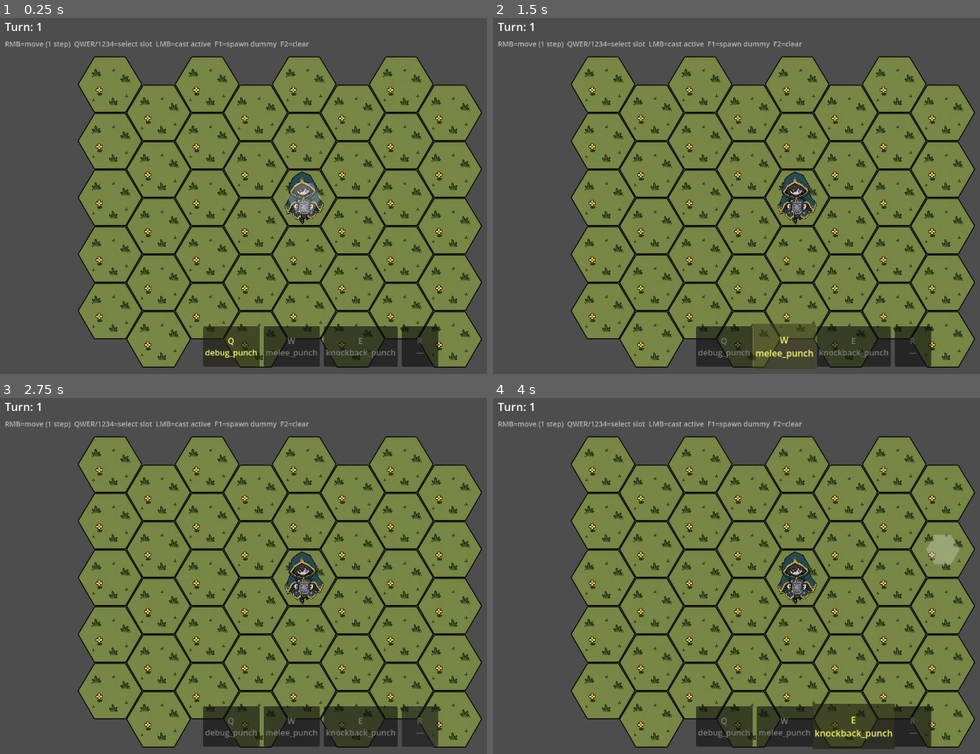
Above: before the commit, frames 1-4 (two rows, left to right).
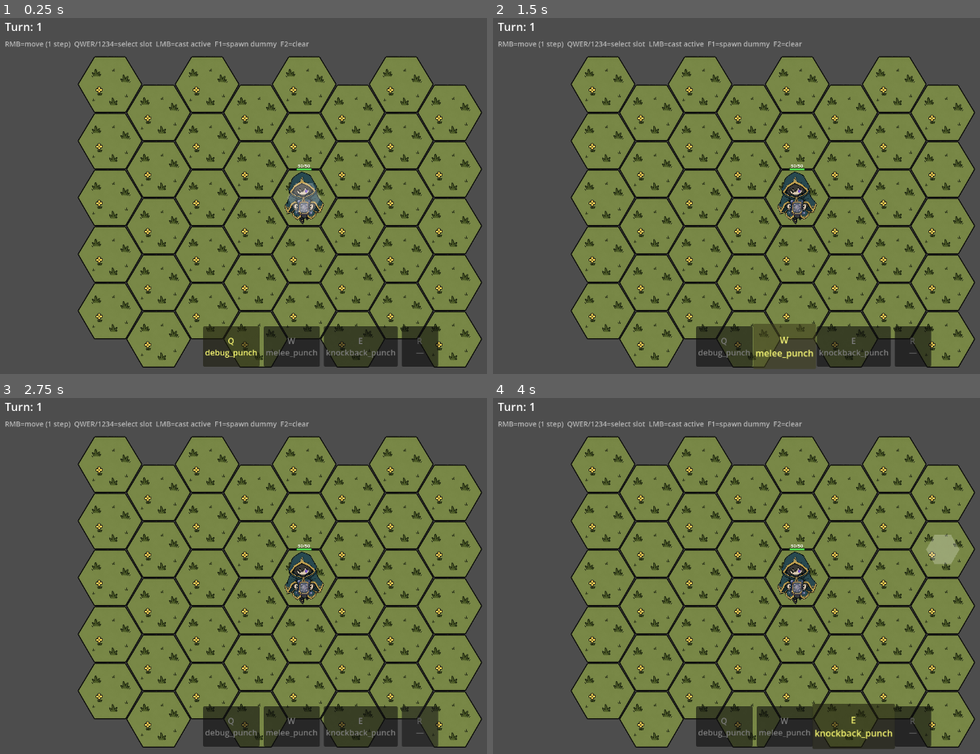
Above: after the commit, the same moments.

Repository: TortikP/GameJamProject
Game: Godot game, scene res://scenes/dev/godmode.tscn
Two runs of this game, one before a commit and one after it. Both use one fixed random seed, a clock stepped at 60 frames per second and the inputs below. This scene is started directly instead of the project's main scene.
Inputs (mouse positions are in pixels of both pictures, inside the frame that each line leads up to):
- Up to frame 1 (0.25 s): no input
- Up to frame 2 (1.5 s): click "Q debug_punch" at 0.5 s; click "W melee_punch" at 1.25 s
- Up to frame 3 (2.75 s): click "R —" at 2 s
- Up to frame 4 (4 s): click "E knockback_punch" at 2.75 s; tap Enter at 3.5 s; move the mouse to (955, 554) at 3.52 s; hold D (hex_move_bottom_right) from 3.53 s (still down); tap S (hex_move_bottom) at 3.6 s; click (955, 554) at 3.67 s; tap Space at 3.77 s

The runs differ from the first frame. In frame 1, less than 0.1% of the frame differs, in the area x 60-64%, y 41-43%; in frame 2, less than 0.1%; in frame 3, less than 0.1%; in frame 4, less than 0.1%.

Commit message:
feat(godmode): player HP bar (50hp) + enemy attacks + telegraph
Player:
- max_hp 100→50 in player.tscn
- HealthBar child node added (y_offset=-58 for new sprite size)
- Same render path as manekin's HP bar

Enemy attacks:
- New ability data/abilities/manekin_attack.json (single_enemy_adjacent,
  damage 4, no modifiers)
- Manekin.gd: @export attack_ability_id (set to &"manekin_attack" in scene),
  attack_intent_coord field

AI: two-stage telegraph pattern, sequential per enemy on world_turn_ended:
  1. RESOLVE last turn's intent — if player still on intent hex, attack
     lands; else 'attack missed (player moved)' log line. Telegraph cleared.
  2. PLAN: step toward player if not adjacent (skip if blocked).
  3. SET new intent if ability.can_apply at end of turn → red hex telegraph
     shows on player's current coord, persists into player's next turn.

Telegraph visual: hex Polygon2D added to grid (radius 60, translucent
red), one per active intent. Cleared on death/F2/intent-resolve. Stored
in _telegraphs: Dictionary[StringName, Polygon2D].

Manekin-specific fields accessed via Object.get/set since Actor base
doesn't know about them — typed direct access would fail at parse time.

Diff:
--- /dev/null
+++ b/data/abilities/manekin_attack.json
@@ -0,0 +1,6 @@
+{
+  "id": "manekin_attack",
+  "target": {"kind": "single_enemy_adjacent"},
+  "effect": {"kind": "damage", "amount": 4},
+  "modifiers": []
+}
--- a/scenes/dev/manekin.tscn
+++ b/scenes/dev/manekin.tscn
@@ -8,6 +8,7 @@
 script = ExtResource("1_manekin")
 max_hp = 20
 team = &"enemy"
+attack_ability_id = &"manekin_attack"
 
 [node name="Body" type="Sprite2D" parent="."]
 texture = ExtResource("3_sprite")
--- a/scenes/dev/player.tscn
+++ b/scenes/dev/player.tscn
@@ -1,15 +1,21 @@
-[gd_scene load_steps=3 format=3 uid="uid://godmode_player_001"]
+[gd_scene load_steps=4 format=3 uid="uid://godmode_player_001"]
 
 [ext_resource type="Script" path="res://scripts/core/actors/actor.gd" id="1_actor"]
 [ext_resource type="Texture2D" path="res://assets/sprites/player.png" id="2_sprite"]
+[ext_resource type="Script" path="res://scripts/presentation/health_bar.gd" id="3_hpbar"]
 
 [node name="Player" type="Node2D"]
 script = ExtResource("1_actor")
 actor_id = &"player"
-max_hp = 100
+max_hp = 50
 team = &"player"
 
 [node name="Body" type="Sprite2D" parent="."]
 texture = ExtResource("2_sprite")
 scale = Vector2(0.1, 0.1)
 z_index = 5
+
+[node name="HealthBar" type="Node2D" parent="."]
+script = ExtResource("3_hpbar")
+y_offset = -58.0
+z_index = 7
--- a/scripts/presentation/godmode/godmode_controller.gd
+++ b/scripts/presentation/godmode/godmode_controller.gd
@@ -316,6 +316,7 @@
 			to_remove.append(actor)
 	for actor in to_remove:
 		var a: Actor = actor
+		_clear_telegraph(a.actor_id)
 		grid.clear_actor(a.actor_id)
 		registry.unregister(a.actor_id)
 		a.queue_free()
@@ -326,6 +327,7 @@
 	var actor: Actor = registry.get_actor(id)
 	if actor == null:
 		return
+	_clear_telegraph(id)
 	grid.clear_actor(id)
 	registry.unregister(id)
 	actor.queue_free()
@@ -344,14 +346,27 @@
 
 # ── AI ───────────────────────────────────────────────────────────────────────
 #
-# Each enemy takes one greedy step toward the player on world_turn_ended.
-# Sequential — manekin1 awaits, then manekin2 awaits, etc. The _world_processing
-# lock prevents the player from acting (and thus advancing the turn again) while
-# the AI is mid-loop.
+# Two-stage per enemy on world_turn_ended:
+#   1. RESOLVE last turn's attack intent (if any). If player still on the
+#      intent hex, attack lands; else attack misses (wasted turn). Clear
+#      telegraph visual either way.
+#   2. PLAN this turn:
+#      a. If adjacent to player → don't move (preserve attacking position).
+#      b. Else → step one hex toward player.
+#   3. SET intent for next turn: if adjacent (now or after the step) AND
+#      has attack_ability, intent = player's current coord. Show telegraph.
+#
+# Sequential per enemy. _world_processing locks player input during the loop.
+
+const TELEGRAPH_COLOR := Color(0.9, 0.15, 0.15, 0.45)
+const TELEGRAPH_RADIUS := 60.0
+
+var _telegraphs: Dictionary = {}  # StringName actor_id -> Polygon2D
+
 
 func _on_world_turn_ended(_turn: int) -> void:
 	if _world_processing:
-		return  # re-entry guard (shouldn't fire, but cheap insurance)
+		return
 	if player == null or not player.is_alive():
 		return
 	_world_processing = true
@@ -360,7 +375,6 @@
 
 
 func _run_enemy_turn() -> void:
-	# Snapshot the enemy list — registry can mutate mid-turn (deaths, spawns).
 	var enemies: Array = []
 	for actor in registry.all():
 		if actor is Actor and (actor as Actor).team == &"enemy":
@@ -369,19 +383,103 @@
 		if not (actor is Actor):
 			continue
 		var enemy: Actor = actor
-		# Re-check each iteration: actor may have died from a previous step's tile effect
+		if not enemy.is_alive() or registry.get_actor(enemy.actor_id) == null:
+			_clear_telegraph(enemy.actor_id)
+			continue
+
+		# 1. Resolve last turn's intent
+		await _resolve_attack_intent(enemy)
 		if not enemy.is_alive():
 			continue
-		if registry.get_actor(enemy.actor_id) == null:
-			continue
+
+		# 2. Plan this turn — step toward player if not adjacent
 		var enemy_coord: Vector2i = grid.get_coord(enemy.actor_id)
 		var player_coord: Vector2i = grid.get_coord(PLAYER_ID)
 		if enemy_coord == Vector2i(-1, -1) or player_coord == Vector2i(-1, -1):
 			continue
 		var path: Array = grid.find_path(enemy_coord, player_coord)
-		if path.size() <= 2:
-			continue  # no path / already at player / already adjacent
-		var next_hop: Vector2i = path[1]
-		if grid.get_actor_at(next_hop) != &"":
-			continue  # blocked by another actor — skip this enemy this turn
-		await grid.move_actor(enemy.actor_id, next_hop)
+		if path.size() > 2:
+			var next_hop: Vector2i = path[1]
+			if grid.get_actor_at(next_hop) == &"":
+				await grid.move_actor(enemy.actor_id, next_hop)
+
+		# 3. Set new intent if we ended adjacent and have an attack
+		_set_attack_intent(enemy)
+
+
+func _resolve_attack_intent(enemy: Actor) -> void:
+	var intent_var: Variant = enemy.get("attack_intent_coord")
+	if not (intent_var is Vector2i):
+		return  # actor doesn't have attack_intent_coord field — not a manekin
+	var intent: Vector2i = intent_var
+	enemy.set("attack_intent_coord", Vector2i(-1, -1))
+	_clear_telegraph(enemy.actor_id)
+	if intent == Vector2i(-1, -1):
+		return  # no pending attack
+	var player_coord: Vector2i = grid.get_coord(PLAYER_ID)
+	if player_coord != intent:
+		GameLogger.info("AI", "%s: attack missed (player moved)" % enemy.actor_id)
+		return
+	var ability_id_var: Variant = enemy.get("attack_ability_id")
+	if not (ability_id_var is StringName) or ability_id_var == &"":
+		return
+	var ability: Ability = AbilityDatabase.get_ability(ability_id_var)
+	if ability == null:
+		return
+	var ctx: Dictionary = {
+		"registry": registry,
+		"grid": grid,
+		"target_id": PLAYER_ID,
+		"target_coord": player_coord,
+	}
+	ability.cast(enemy, ctx)
+	await GameSpeed.wait("godmode", "ability_cast_delay")
+
+
+func _set_attack_intent(enemy: Actor) -> void:
+	if not enemy.is_alive():
+		return
+	var ability_id_var: Variant = enemy.get("attack_ability_id")
+	if not (ability_id_var is StringName) or ability_id_var == &"":
+		return
+	var ability: Ability = AbilityDatabase.get_ability(ability_id_var)
+	if ability == null:
+		return
+	var enemy_coord: Vector2i = grid.get_coord(enemy.actor_id)
+	var player_coord: Vector2i = grid.get_coord(PLAYER_ID)
+	if enemy_coord == Vector2i(-1, -1) or player_coord == Vector2i(-1, -1):
+		return
+	var ctx: Dictionary = {
+		"registry": registry,
+		"grid": grid,
+		"target_id": PLAYER_ID,
+		"target_coord": player_coord,
+	}
+	if not ability.can_apply(enemy, ctx):
+		return
+	enemy.set("attack_intent_coord", player_coord)
+	_show_telegraph(enemy.actor_id, player_coord)
+
+
+# ── Telegraph visuals ────────────────────────────────────────────────────────
+
+func _show_telegraph(actor_id: StringName, coord: Vector2i) -> void:
+	_clear_telegraph(actor_id)
+	var poly := Polygon2D.new()
+	var pts: PackedVector2Array = []
+	for i in 6:
+		var a: float = deg_to_rad(60.0 * i)
+		pts.append(Vector2(cos(a) * TELEGRAPH_RADIUS, sin(a) * TELEGRAPH_RADIUS))
+	poly.polygon = pts
+	poly.color = TELEGRAPH_COLOR
+	poly.position = grid.tile_map_layer.map_to_local(coord)
+	poly.z_index = 3  # above tiles, below actors
+	grid.add_child(poly)
+	_telegraphs[actor_id] = poly
+
+
+func _clear_telegraph(actor_id: StringName) -> void:
+	var poly: Node = _telegraphs.get(actor_id)
+	if poly != null and is_instance_valid(poly):
+		poly.queue_free()
+	_telegraphs.erase(actor_id)
--- a/scripts/presentation/godmode/manekin_view.gd
+++ b/scripts/presentation/godmode/manekin_view.gd
@@ -1,8 +1,16 @@
 extends Actor
-## Manekin — passive HP bag for godmode testing. No AI.
+## Manekin — passive HP bag + simple melee. AI lives in GodmodeController.
 ##
-## Visual is a child Polygon2D (red hex r=16) attached in the scene file.
+## Visual is a child Sprite2D (red husk) attached in the scene file.
 ## On death, controller listens to `died` signal and removes from grid + scene.
+
+## Ability ID this manekin uses on attack (set in scene). Empty = no attack.
+@export var attack_ability_id: StringName = &""
+
+## Coord this manekin will attack on its next turn, if any.
+## (-1, -1) = no pending attack. Set by AI at end of turn, consumed at start.
+var attack_intent_coord: Vector2i = Vector2i(-1, -1)
+
 
 func _ready() -> void:
 	team = &"enemy"
